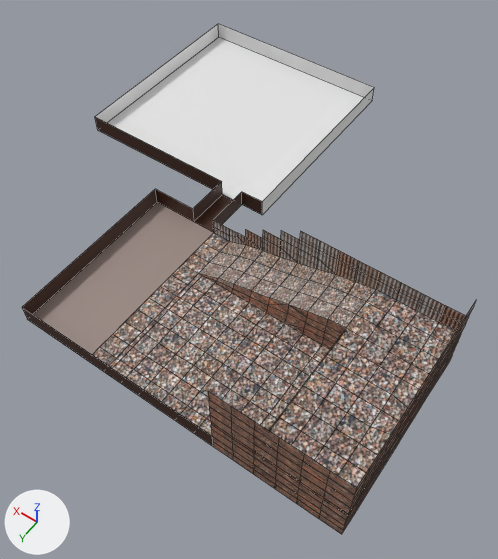
The Blender file blender models/Delivery Area v2 mesh.blend, before and after one commit.
Rendered twice from a 50 mm camera at (-60.9, 81.7, 79.9) aimed at (-23.1, 28.7, -3.4). Lighting does not change. The marker at lower left points along +X, +Y and +Z. The older version comes first. Mesh edges are drawn as thin lines.
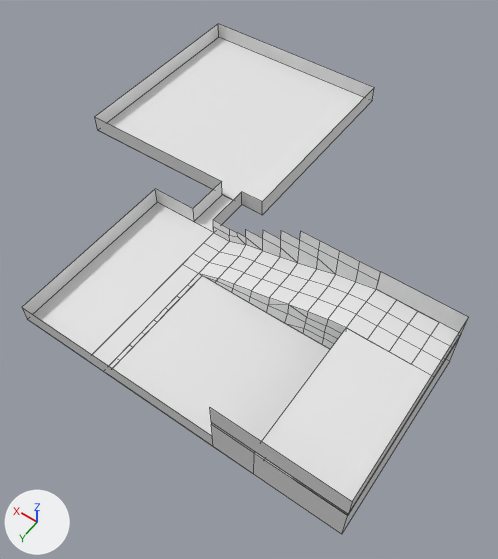
Commit message: Stop the music at the delivery/kitchen door instead of pausing it mid-track

Location of each change, (x1, y1, x2, y2) in pixels of the pictures (498 x 559 px):
```json
{"object": "Cube", "change": "reshaped", "before": [22, 24, 476, 535], "after": [22, 24, 469, 535]}
{"part": 1, "of": "me_cube_002", "change": "deleted", "before": [92, 264, 476, 535]}
{"part": 2, "of": "me_cube_002", "change": "recoloured", "before": [33, 202, 456, 374], "after": [33, 202, 456, 374], "on screen": "lighter"}
{"part": 3, "of": "me_cube_002", "change": "recoloured", "before": [200, 274, 346, 349], "after": [200, 274, 346, 349], "on screen": "brown to white"}
{"part": 4, "of": "me_cube_002", "change": "recoloured", "before": [22, 117, 380, 446], "after": [22, 117, 380, 446]}
```

Scene script edits in JSON lines:
```json
{"block": "me_cube_002", "where": "# used by ob_cube; location = (0.0, 0.0, 0.0); scale = (18.0, 18.0, 1.5)"}
{"op": "remove", "block": "me_cube_002", "code": "me_cube_002.from_pydata(...)  # 515 vertices, 480 faces; spans x -3.03..1.0, y -1.0..3.01, z -1.1..8.49"}
{"op": "remove", "block": "me_cube_002", "code": "me_cube_002.materials.append(mat_door)  # picture img_double_door_png"}
{"op": "add", "block": "me_cube_002", "code": "me_cube_002.from_pydata(...)  # 157 vertices, 119 faces; spans x -3.03..1.0, y -1.0..3.01, z -1.1..5.99"}
{"block": "me_cube_002", "change": "me_cube_002 part 1: 358 vertices removed from x -3.03..-0.78, y 1.42..3.01, z -1.0..8.49"}
{"block": "me_cube_002", "change": "me_cube_002 part 2: 50 faces spanning x -3.03..-0.13, y 1.42..3.01, z -1.1..3.5 switch from mat_floor (picture img_gravel_texture_png) to no material"}
{"block": "me_cube_002", "change": "me_cube_002 part 3: 22 faces spanning x -2.34..-0.95, y 1.85..1.86, z -1.1..3.5 switch from mat_wall (picture img_brick_wall_png) to no material"}
{"block": "me_cube_002", "change": "me_cube_002 part 4: 30 faces spanning x -2.34..1.0, y 1.0..3.01, z -1.0..5.99 switch from mat_fence (picture img_rusty_fence_png) to no material"}
```
